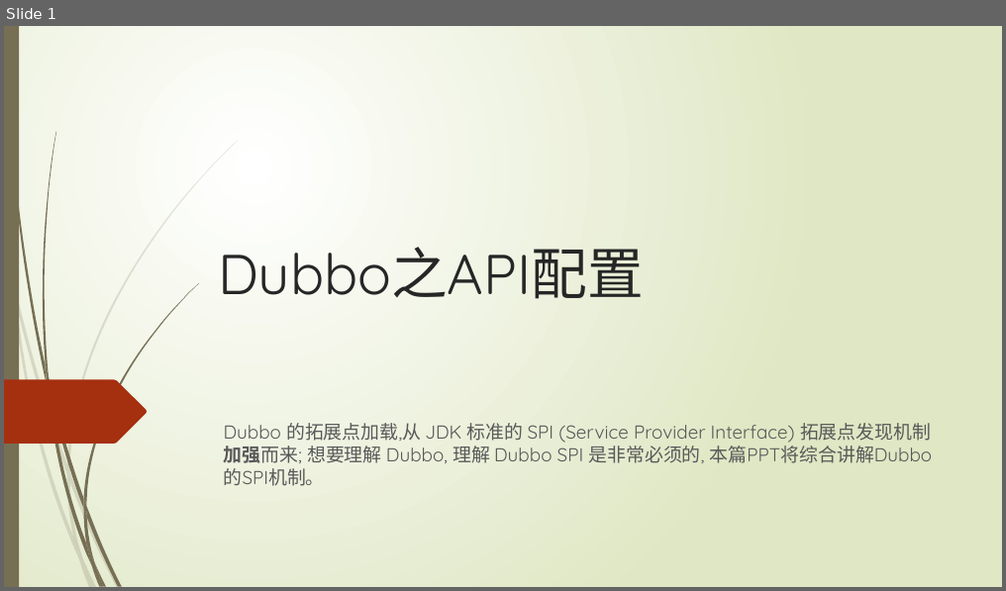
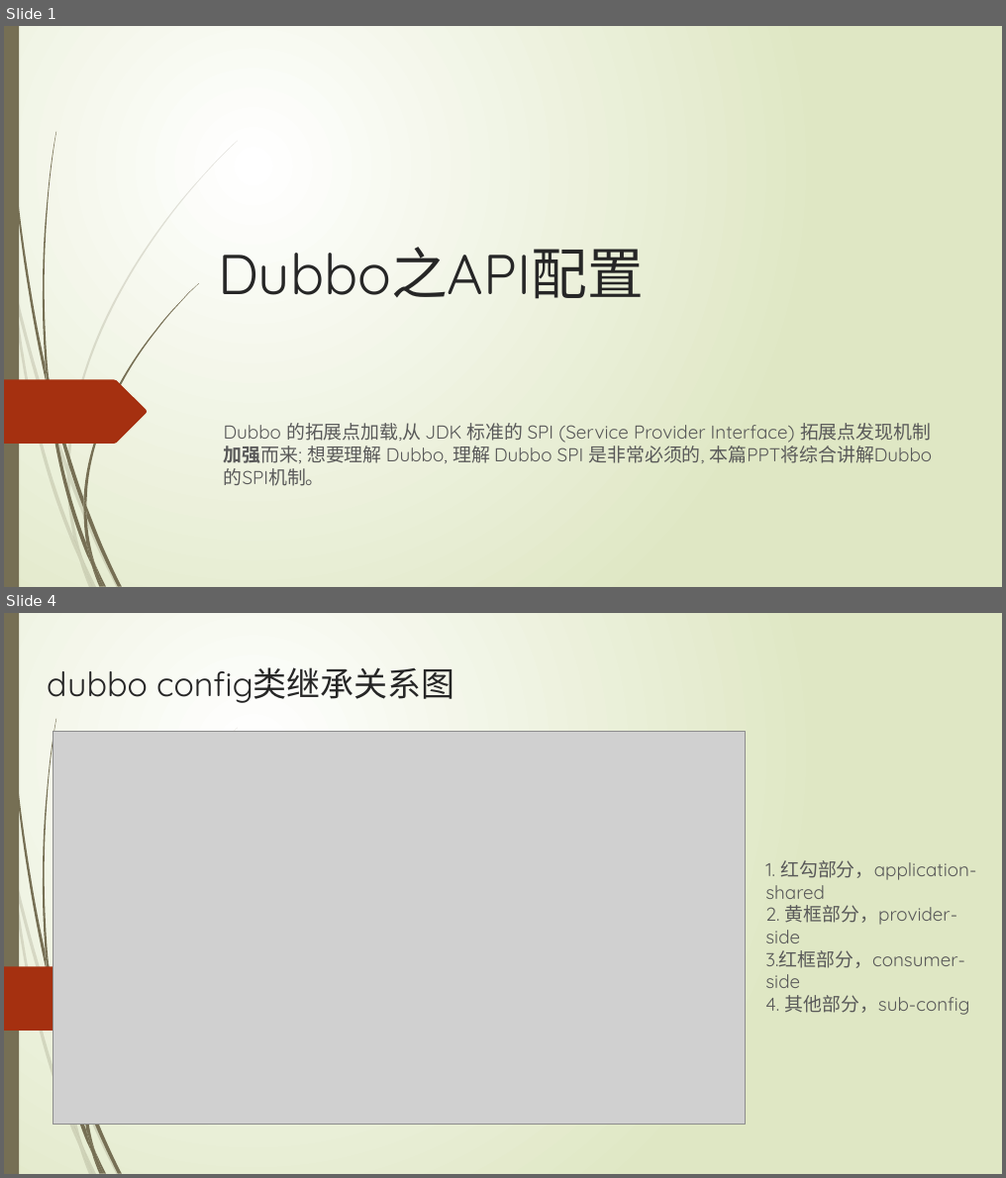
Before and after one commit to ityongman/Source_code_from-entry_to_giveup, a slide deck: dubbo/Dubbo 分析之API配置 v1.0 (二).pptx. Shown one above the other, each under a label of ours: slide 1 before the commit, slides 1 and 4 after it; the slides between them are not shown. The pictures are 1006x591 and 1006x1178 pixels, drawn with LibreOffice and Linux fonts; fonts in the diff are those of the drawing; grey boxes stand for pictures. Boxes give left, top, right and bottom in pixels: in the first picture for what was removed or moved away, otherwise in the second. Text is boxed around its words. In the diff, an @@ line names an element or a change of style, - is before the commit and + after.

```diff
--- a/dubbo/Dubbo 分析之API配置 v1.0 (二).pptx
+++ b/dubbo/Dubbo 分析之API配置 v1.0 (二).pptx
@@ slide 4 added at (x1=4, y1=613, x2=1002, y2=1174), background gradient #FFFFFF to #DFE8C4; not listed: 21 template elements that a slide beside it also shows @@
@@ text added at (x1=47, y1=667, x2=455, y2=703), 32.4 pt, text #262626 @@
+dubbo config类继承关系图
@@ picture added at (x1=53, y1=731, x2=746, y2=1124) @@
@@ text added at (x1=765, y1=861, x2=976, y2=1015), 18 pt, text #595959 @@
+1. 红勾部分，application-shared
+2. 黄框部分，provider-side
+3.红框部分，consumer-side
+4. 其他部分，sub-config
```
Also in this commit, not shown: 12 other slides added, 23 slides removed, 6 other files.
